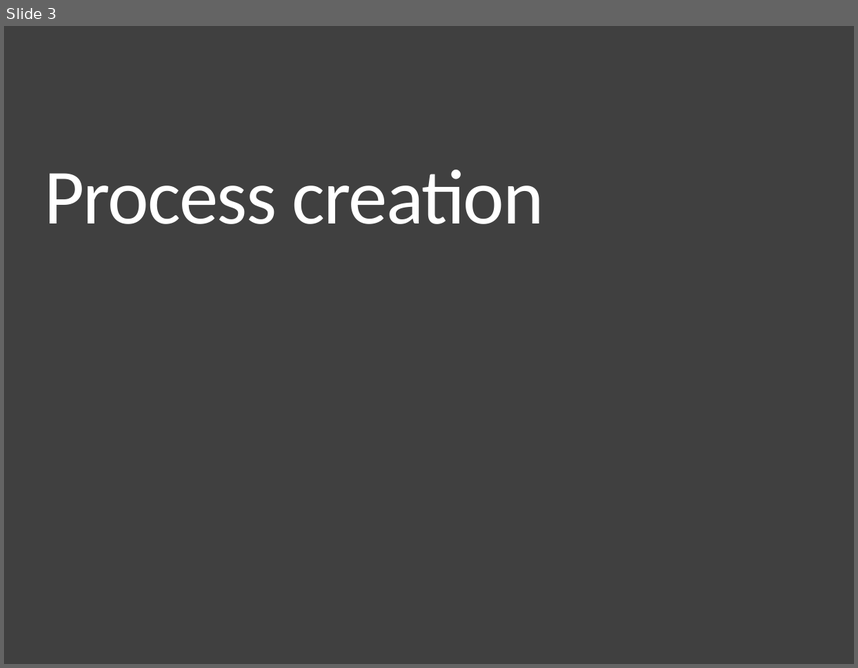
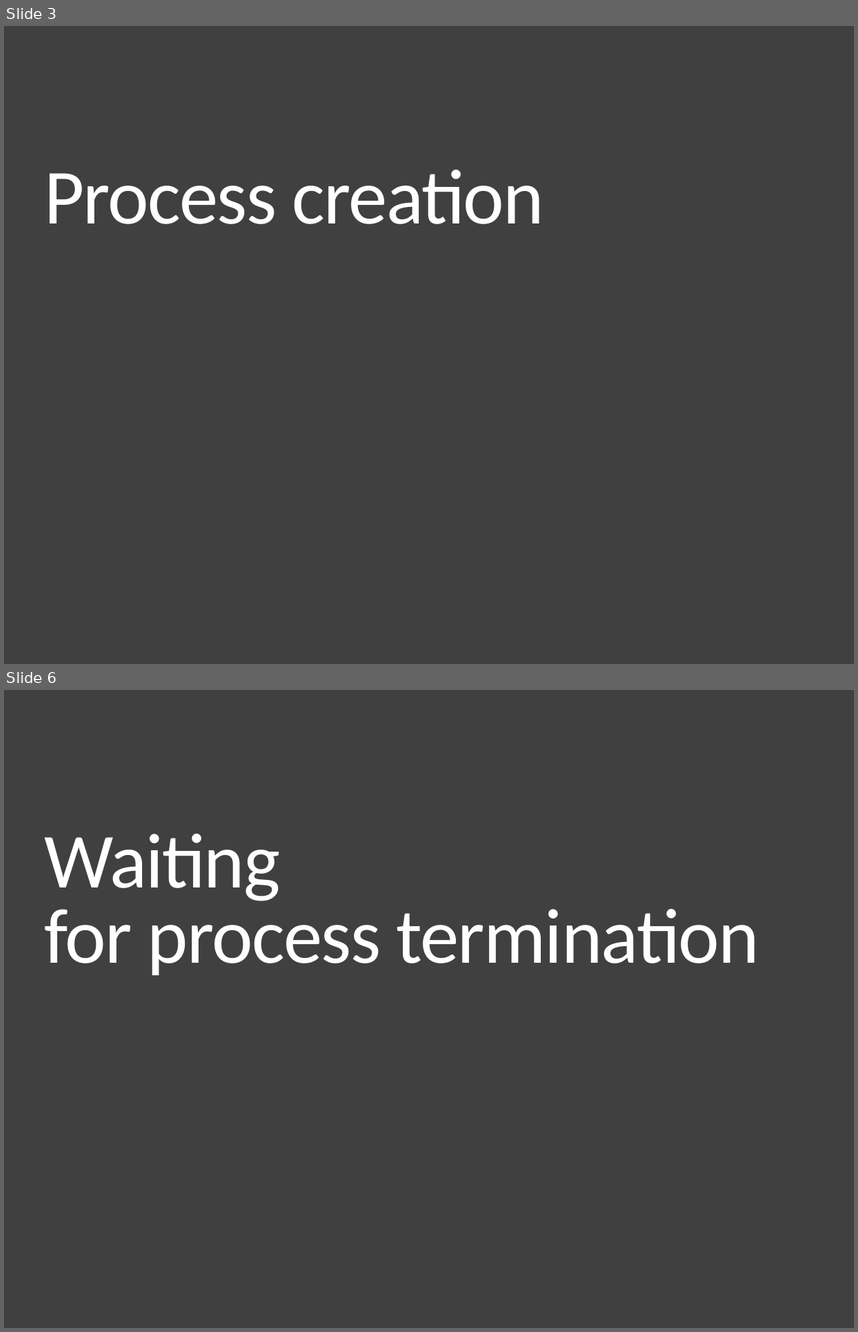
Before and after one commit to CattoAJ/MC504-2018s2, a slide deck: notebooks/nb180808/MC504-2018s2-T02-The_Process_API.pptx. Shown one above the other, each under a label of ours: slide 3 before the commit, slides 3 and 6 after it; the slides between them are not shown. The pictures are 858x668 and 858x1332 pixels, drawn with LibreOffice and Linux fonts; fonts in the diff are those of the drawing. Boxes give left, top, right and bottom in pixels: in the first picture for what was removed or moved away, otherwise in the second. Text is boxed around its words. In the diff, an @@ line names an element or a change of style, - is before the commit and + after.

```diff
--- a/notebooks/nb180808/MC504-2018s2-T02-The_Process_API.pptx
+++ b/notebooks/nb180808/MC504-2018s2-T02-The_Process_API.pptx
@@ slide 6 added at box(4, 690, 854, 1328), background #404040 @@
@@ title added at box(44, 834, 759, 975), 66 pt, text #FFFFFF @@
+Waiting
+for process termination
```
Also in this commit, not shown: 2 slides changed, 9 other slides added, 2 slides removed, 6 other files.
